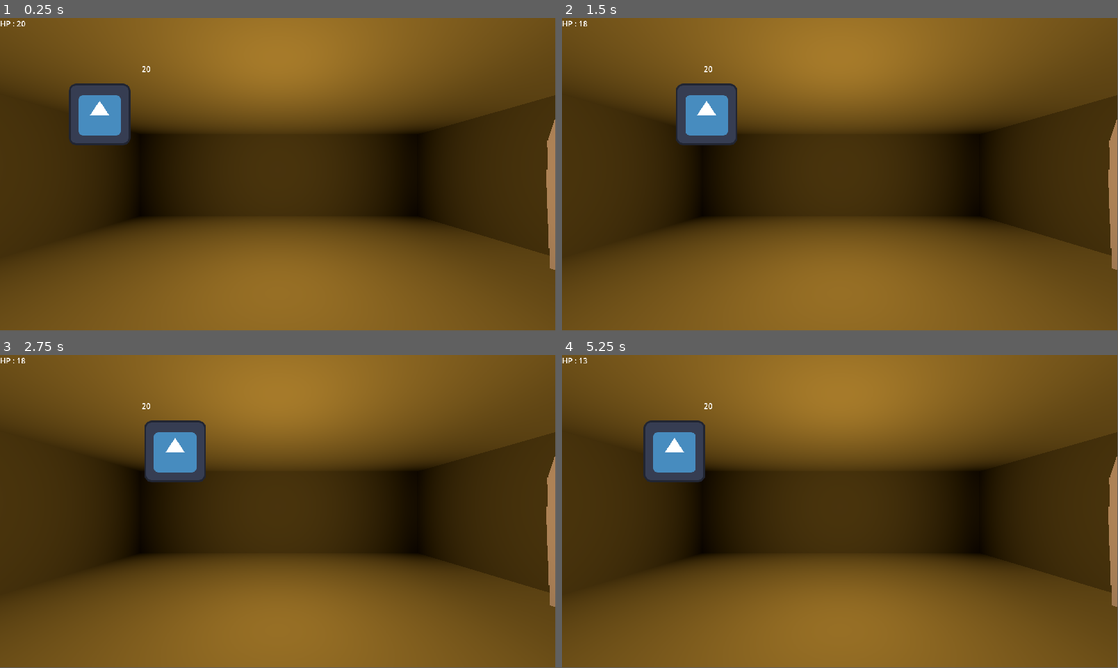
Above: before the commit, frames 1-4 (two rows, left to right).
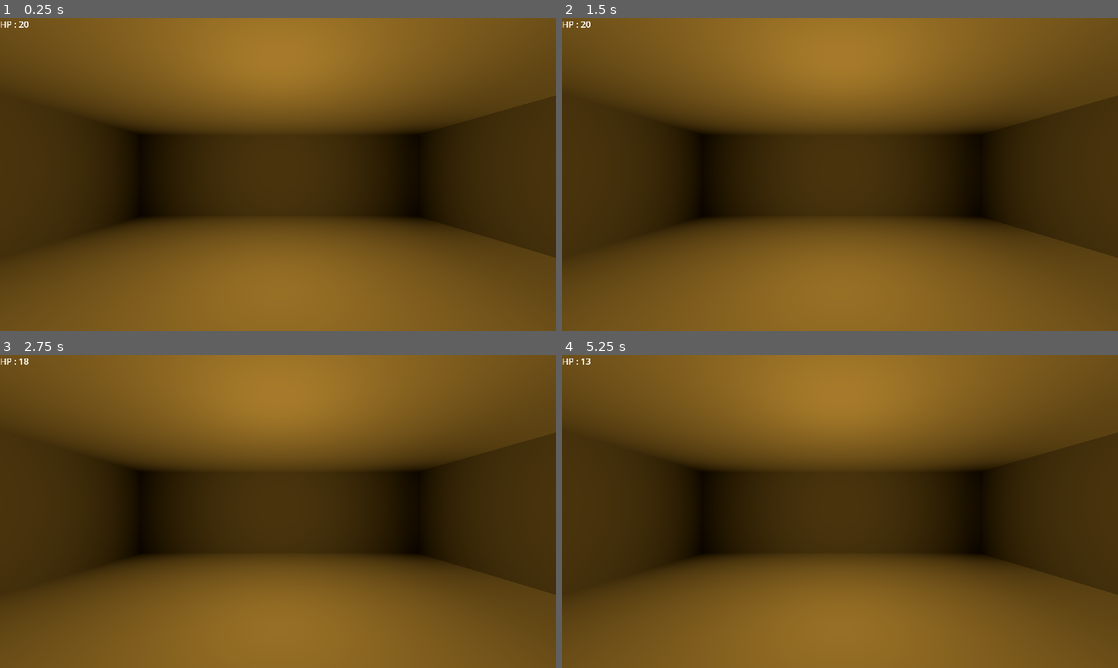
Above: after the commit, the same moments.

Repository: KoolDouds/GGJ-2025
Game: Godot game, scene res://combat-proto2.tscn
The game is run twice, just before and just after one commit, with the same random seed, the same clock (stepped at 60 frames per second) and the same inputs. This scene is started directly instead of the project's main scene. The engine's default icon, where the game draws it, is replaced by a stand-in: a white triangle on a blue panel in a dark square.
Inputs:
- Up to frame 1 (0.25 s): no input
- Up to frame 2 (1.5 s): hold Right (right) 0.53-1.28 s; tap Keypad 5 (center) at 0.6, 1.35 s; hold Down (back) from 1.28 s (still down)
- Up to frame 3 (2.75 s): tap Enter at 2 s; release Down (back) at 2.03 s; hold Right (right) from 2.03 s (still down); tap Keypad 5 (center) at 2.1 s
- Up to frame 4 (5.25 s): release Right (right) at 2.78 s; hold Up (forward) 2.78-3.53 s; tap Keypad 5 (center) every 0.75 s from 2.85 to 5.1 s; tap Space at 3.5, 5 s; hold Left (left) 3.53-5.03 s; tap Enter at 4.25 s; hold Down (back) from 5.03 s (still down)
In our replay, the window is 799x449 before the commit and 800x450 after it. These sizes can differ from the game's own. Grey fills any space a smaller window leaves; there, only what the larger window draws over its background counts as a difference.

The runs differ from the first frame. In frame 1, 3.0% of the frame differs, in the area x 0-100%, y 0-100%; in frame 2, 3.0%; in frame 3, 3.0%; in frame 4, 3.0%.
Error in both runs: Invalid access to property or key 'using_phase' on a base object of type 'null instance'. (res://Script/hands.gd:20)

Commit message:
crawl encounters

Diff:
--- a/DungeonCrawling/crawling.tscn
+++ b/DungeonCrawling/crawling.tscn
@@ -1,8 +1,9 @@
-[gd_scene load_steps=5 format=3 uid="uid://cyejn4b76oey1"]
+[gd_scene load_steps=6 format=3 uid="uid://cyejn4b76oey1"]
 
 [ext_resource type="Script" path="res://DungeonCrawling/crawling.gd" id="1_6fc3b"]
 [ext_resource type="PackedScene" uid="uid://q7hux1610c2m" path="res://DungeonCrawling/room.tscn" id="2_buovi"]
-[ext_resource type="PackedScene" uid="uid://3rhn38y4mlin" path="res://DungeonCrawling/door.tscn" id="3_ll31r"]
+[ext_resource type="PackedScene" uid="uid://be1n6ygjp5xre" path="res://battle.tscn" id="3_awjv0"]
+[ext_resource type="PackedScene" uid="uid://bgegxif48dnon" path="res://enemy_proto.tscn" id="4_fdluv"]
 
 [sub_resource type="Environment" id="Environment_ga3hs"]
 ambient_light_source = 2
@@ -25,8 +26,9 @@
 [node name="Room5" parent="Center" instance=ExtResource("2_buovi")]
 transform = Transform3D(1, 0, 0, 0, 1, 0, 0, 0, 1, 20, 0, 0)
 
-[node name="Door" parent="Center" instance=ExtResource("3_ll31r")]
-open = false
+[node name="battle" parent="Center/Room5" instance=ExtResource("3_awjv0")]
+transform = Transform3D(1, 0, 0, 0, 1, 0, 0, 0, 1, 0, 1.5, 0)
+enemy_res = ExtResource("4_fdluv")
 
 [node name="WorldEnvironment" type="WorldEnvironment" parent="."]
 environment = SubResource("Environment_ga3hs")
--- a/Encounter.tscn
+++ /dev/null
@@ -1,3 +0,0 @@
-[gd_scene format=3 uid="uid://jjlfxivymwop"]
-
-[node name="Encounter" type="Node3D"]
--- a/Script/combat_controls.gd
+++ b/Script/combat_controls.gd
@@ -1,23 +1,37 @@
 class_name Battle
-extends Node2D
+extends Node3D
 
-@onready var enemy_res := preload("res://enemy_proto.tscn")
-var enemy : Node2D
-@onready var hands := get_tree().get_root().find_child("Hands", true, false)
-@onready var hp_manager : HPManager = $"../HPManager"
+@export var enemy_res : PackedScene
+var enemy : Node3D
+@onready var hands : Node3D = get_tree().get_root().find_child("Hands", true, false)
+@onready var hp_manager : HPManager = get_tree().get_root().find_child("HPManager", true, false)
+
+var active = false
 
 func _ready() -> void:
 	#hands = get_tree().get_root().find_child("Hands", true, false)
 	hands.manager = $"."
 	enemy = enemy_res.instantiate()
-	enemy.position = Vector2(300, 200)
 	add_child(enemy)
+	enemy.position.z = 4
+	enemy.rotation.y = PI
+
+func _process(delta: float) -> void:
+	if active: return
+	if hands.global_position.distance_to(global_position) < 5:
+		start_battle()
+	look_at(hands.position)
+	rotation.x = 0
+
+func start_battle():
+	active = true
+	await get_tree().create_timer(1).timeout
+	enemy.attack()
 
 func hit(dmg: int, side: Hand.SIDE):
 	#var enemy := $"..".find_child("enemy")
 	#if enemy != null:
-	print("gave " + str(dmg) + " damage")
-	enemy.hp -= dmg
+	enemy.take_damage(dmg)
 
 func get_hit(dmg: int, side: Hand.SIDE):
 	for child in get_tree().get_nodes_in_group("hand"):
--- a/Script/enemy_temp.gd
+++ b/Script/enemy_temp.gd
@@ -1,6 +1,6 @@
-extends Node2D
+extends Node3D
 
-@onready var hp_label: Label = $"HP"
+@onready var hp_label: Label3D = $"HP"
 @onready var battle := $".."
 @onready var anim : AnimationPlayer = $"AnimationPlayer"
 
@@ -16,10 +16,16 @@
 
 func _ready() -> void:
 	loop_size = moves.size()
-	attack()
+	hp_label.text = str(hp)
 
-func _process(delta: float) -> void:
+func die():
+	print("enmi is kil >:)")
+
+func take_damage(dmg):
+	hp -= dmg
+	print("gave " + str(dmg) + " damage")
 	hp_label.text = str(hp)
+	if hp <= 0: die()
 
 func attack():
 	while true:
--- a/battle.tscn
+++ b/battle.tscn
@@ -2,5 +2,5 @@
 
 [ext_resource type="Script" path="res://Script/combat_controls.gd" id="1_4m6g6"]
 
-[node name="battle" type="Node2D"]
+[node name="battle" type="Node3D"]
 script = ExtResource("1_4m6g6")
--- a/combat-proto2.tscn
+++ b/combat-proto2.tscn
@@ -1,13 +1,15 @@
-[gd_scene load_steps=5 format=3 uid="uid://c0usrog1t305e"]
+[gd_scene load_steps=6 format=3 uid="uid://c0usrog1t305e"]
 
 [ext_resource type="PackedScene" uid="uid://be1n6ygjp5xre" path="res://battle.tscn" id="1_a2stt"]
 [ext_resource type="PackedScene" uid="uid://cyejn4b76oey1" path="res://DungeonCrawling/crawling.tscn" id="1_q7bx1"]
 [ext_resource type="PackedScene" uid="uid://dyv3pmrin5nij" path="res://Hands/hands.tscn" id="2_g1lq4"]
+[ext_resource type="PackedScene" uid="uid://bgegxif48dnon" path="res://enemy_proto.tscn" id="2_vhu05"]
 [ext_resource type="PackedScene" uid="uid://c0h4e7bs430mx" path="res://HPManger.tscn" id="4_ioya1"]
 
 [node name="combat-proto2" type="Node"]
 
 [node name="battle" parent="." instance=ExtResource("1_a2stt")]
+enemy_res = ExtResource("2_vhu05")
 
 [node name="Crawling" parent="." instance=ExtResource("1_q7bx1")]
 
--- a/enemy_proto.tscn
+++ b/enemy_proto.tscn
@@ -30,14 +30,14 @@
 tracks/0/type = "value"
 tracks/0/imported = false
 tracks/0/enabled = true
-tracks/0/path = NodePath("Sprite2D:position")
+tracks/0/path = NodePath("Sprite3D:position")
 tracks/0/interp = 1
 tracks/0/loop_wrap = true
 tracks/0/keys = {
 "times": PackedFloat32Array(0),
 "transitions": PackedFloat32Array(1),
 "update": 0,
-"values": [Vector2(0, 0)]
+"values": [Vector3(0, 0, 0)]
 }
 
 [sub_resource type="Animation" id="Animation_g21cd"]
@@ -45,14 +45,14 @@
 tracks/0/type = "value"
 tracks/0/imported = false
 tracks/0/enabled = true
-tracks/0/path = NodePath("Sprite2D:position")
+tracks/0/path = NodePath("Sprite3D:position")
 tracks/0/interp = 1
 tracks/0/loop_wrap = true
 tracks/0/keys = {
 "times": PackedFloat32Array(0, 0.5, 1),
 "transitions": PackedFloat32Array(1, 1, 1),
 "update": 0,
-"values": [Vector2(0, 0), Vector2(-100, 0), Vector2(0, 0)]
+"values": [Vector3(0, 0, 0), Vector3(-1, 0, 0), Vector3(0, 0, 0)]
 }
 
 [sub_resource type="Animation" id="Animation_2wcij"]
@@ -60,14 +60,14 @@
 tracks/0/type = "value"
 tracks/0/imported = false
 tracks/0/enabled = true
-tracks/0/path = NodePath("Sprite2D:position")
+tracks/0/path = NodePath("Sprite3D:position")
 tracks/0/interp = 1
 tracks/0/loop_wrap = true
 tracks/0/keys = {
 "times": PackedFloat32Array(0, 0.5, 1),
 "transitions": PackedFloat32Array(1, 1, 1),
 "update": 0,
-"values": [Vector2(0, 0), Vector2(100, 0), Vector2(0, 0)]
+"values": [Vector3(0, 0, 0), Vector3(1, 0, 0), Vector3(0, 0, 0)]
 }
 
 [sub_resource type="AnimationLibrary" id="AnimationLibrary_4piqb"]
@@ -77,18 +77,15 @@
 "attack_right": SubResource("Animation_2wcij")
 }
 
-[node name="enemy" type="Node2D"]
+[node name="enemy" type="Node3D"]
 script = ExtResource("1_ewqse")
 moves = Array[ExtResource("2_k51y0")]([SubResource("Resource_pl6fo"), SubResource("Resource_o42dc"), SubResource("Resource_1s5eg")])
 
-[node name="Sprite2D" type="Sprite2D" parent="."]
+[node name="Sprite3D" type="Sprite3D" parent="."]
 texture = ExtResource("3_3khsl")
 
-[node name="HP" type="Label" parent="."]
-offset_left = -6.0
-offset_top = -106.0
-offset_right = 34.0
-offset_bottom = -66.0
+[node name="HP" type="Label3D" parent="."]
+transform = Transform3D(1, 0, 0, 0, 1, 0, 0, 0, 1, 0, 0.877136, 0)
 text = "0"
 
 [node name="AnimationPlayer" type="AnimationPlayer" parent="."]
--- a/project.godot
+++ b/project.godot
@@ -14,6 +14,12 @@
 run/main_scene="res://game.tscn"
 config/features=PackedStringArray("4.3", "GL Compatibility")
 config/icon="res://icon.svg"
+
+[display]
+
+window/size/viewport_width=1024
+window/size/viewport_height=576
+window/stretch/mode="viewport"
 
 [global_group]
 
